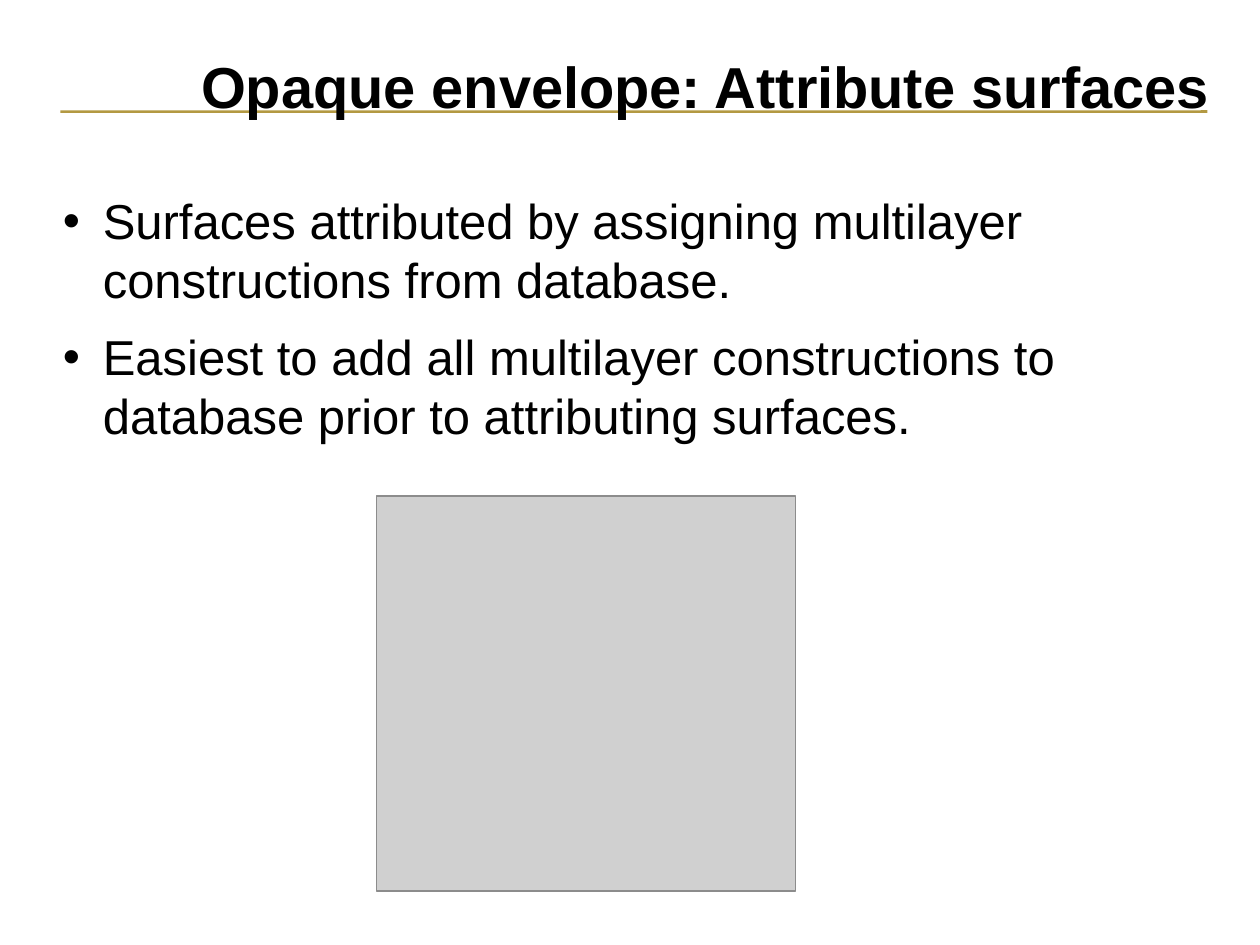
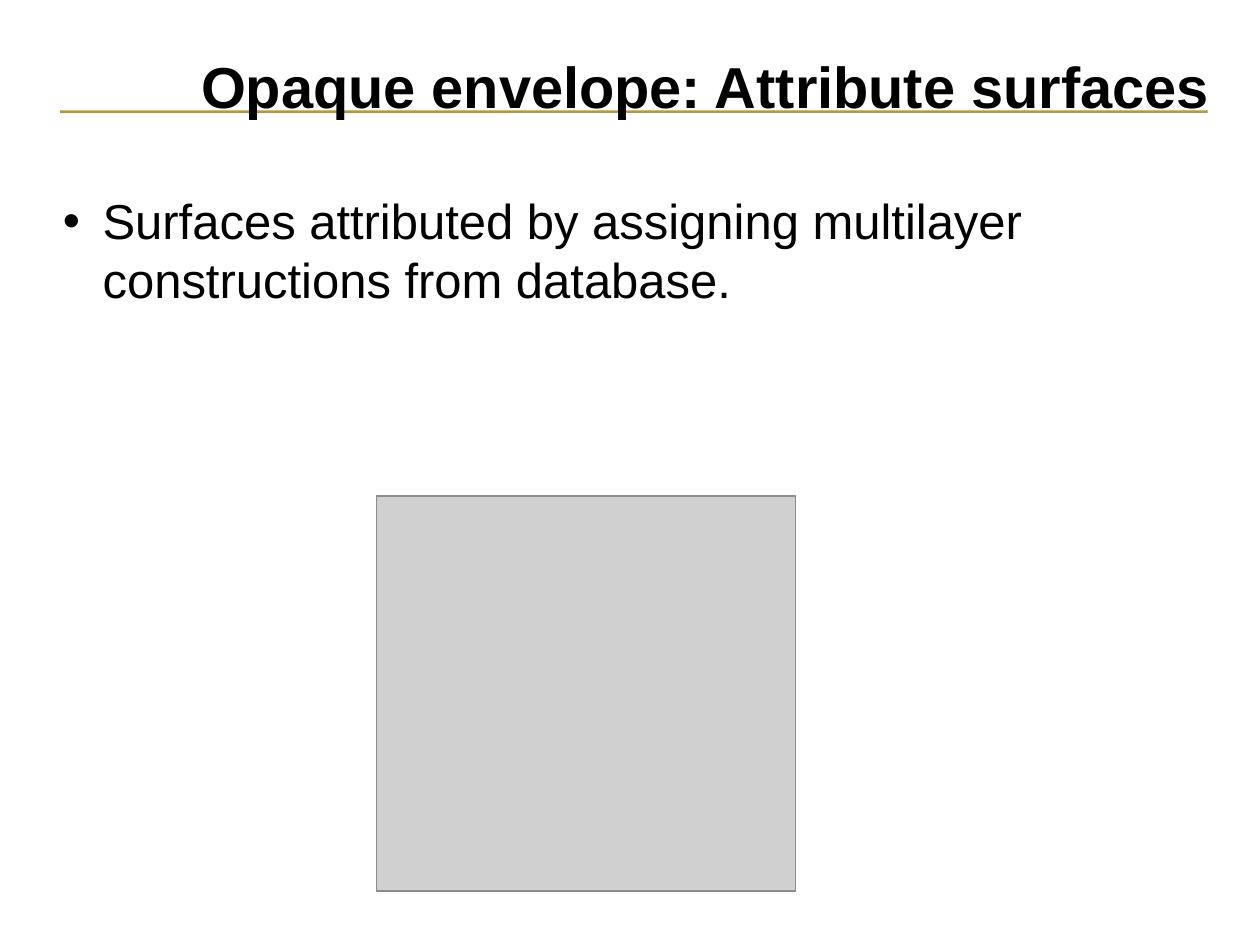
Before and after one commit to ESP-rCommunity/ESPrExtras, a slide deck: slide 31 of training/NRCan_course_materials/intro/introduction.ppt (slide 29 before the commit). Drawn at 1260x945 pixels with LibreOffice and Linux fonts; fonts in the diff are those of the drawing; grey boxes stand for pictures. Boxes give left, top, right and bottom in pixels: in the first picture for what was removed or moved away, otherwise in the second. Text is boxed around its words. In the diff, an @@ line names an element or a change of style, - is before the commit and + after.

```diff
--- a/training/NRCan_course_materials/intro/introduction.ppt
+++ b/training/NRCan_course_materials/intro/introduction.ppt
@@ text at (103, 339, 1055, 444): paragraph removed @@
-• Easiest to add all multilayer constructions to database prior to attributing surfaces.
```
Also in this commit, not shown: 19 other slides changed, 1 slide added.
